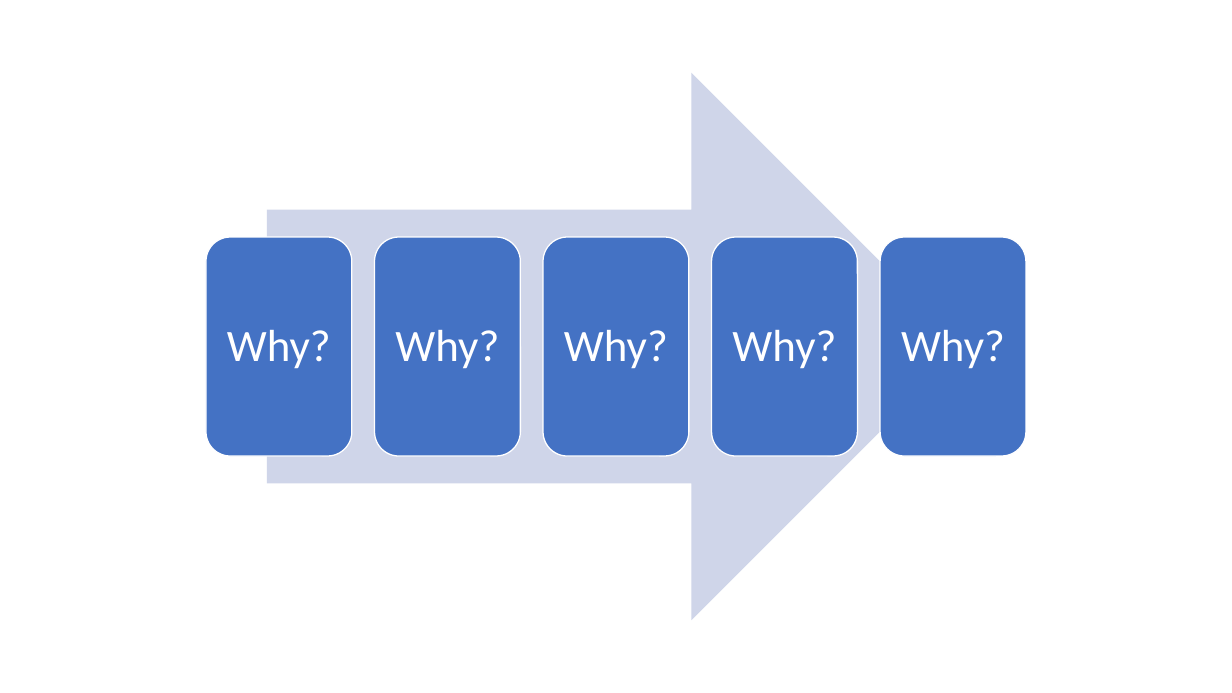
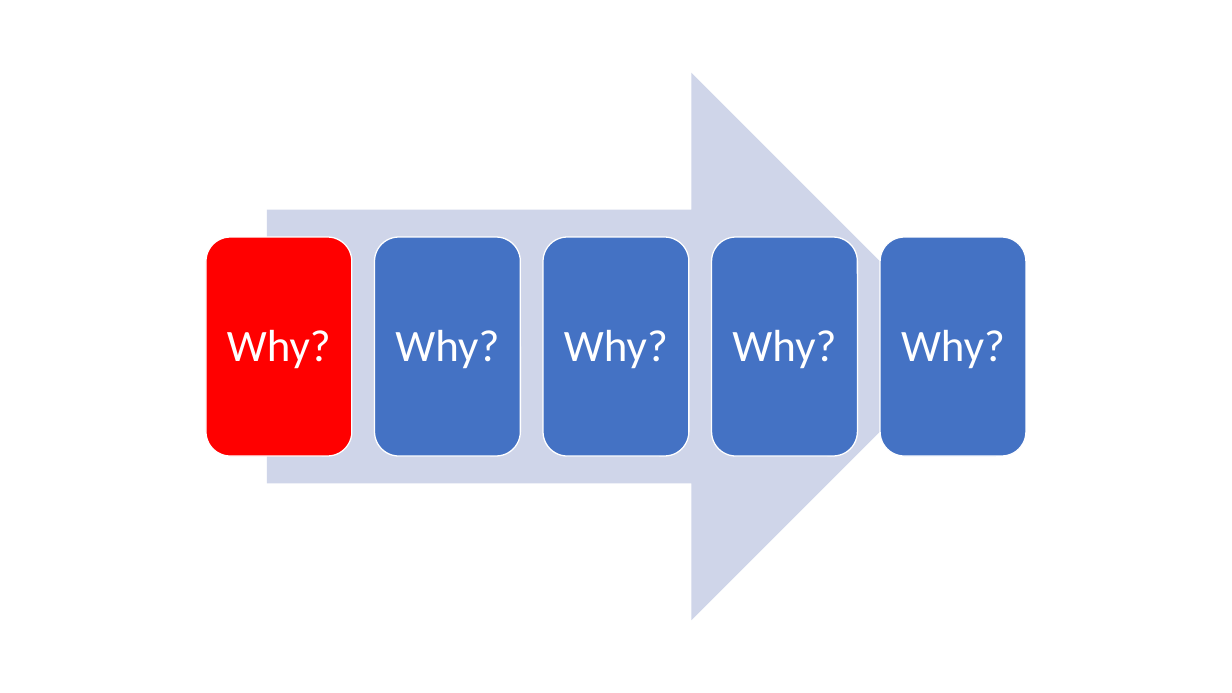
Before and after one commit to Fora1030/data-structures, a slide deck: slide 6 of other/Root Cause Analysis Templates (1).pptx (slide 1 before the commit). Drawn at 1232x693 pixels with LibreOffice and Linux fonts; fonts in the diff are those of the drawing. Boxes give left, top, right and bottom in pixels: in the first picture for what was removed or moved away, otherwise in the second. Text is boxed around its words. In the diff, an @@ line names an element or a change of style, - is before the commit and + after.

```diff
--- a/other/Root Cause Analysis Templates (1).pptx
+++ b/other/Root Cause Analysis Templates (1).pptx
@@ rounded rectangle at bbox=[206, 237, 352, 456]: fill #4472C4 to #FF0000 @@
```
Also in this commit, not shown: 19 slides added, 2 other files.
